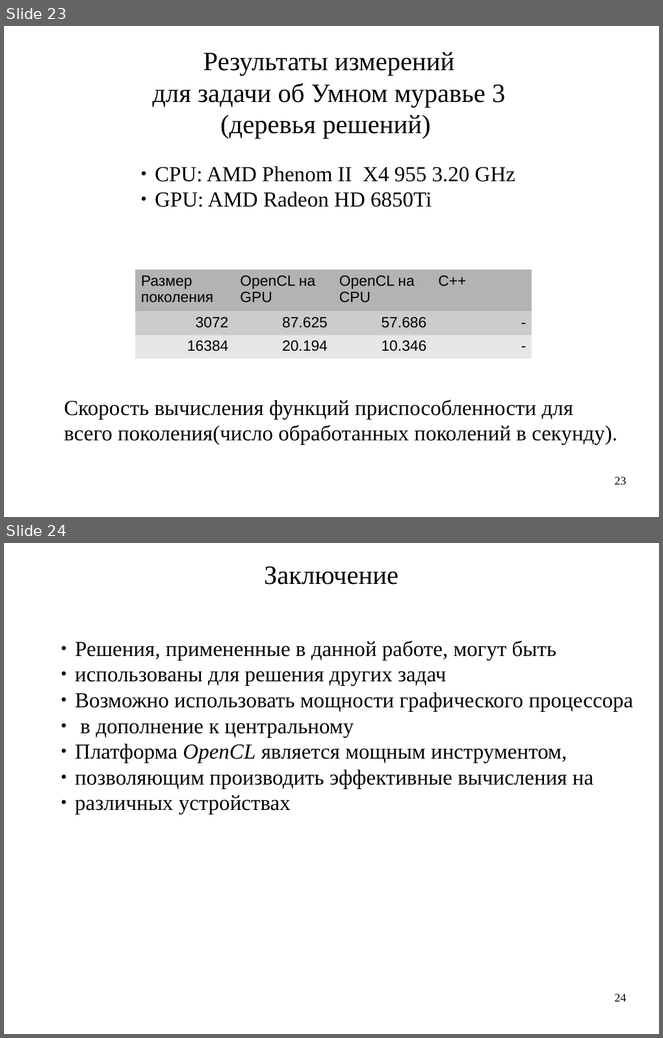
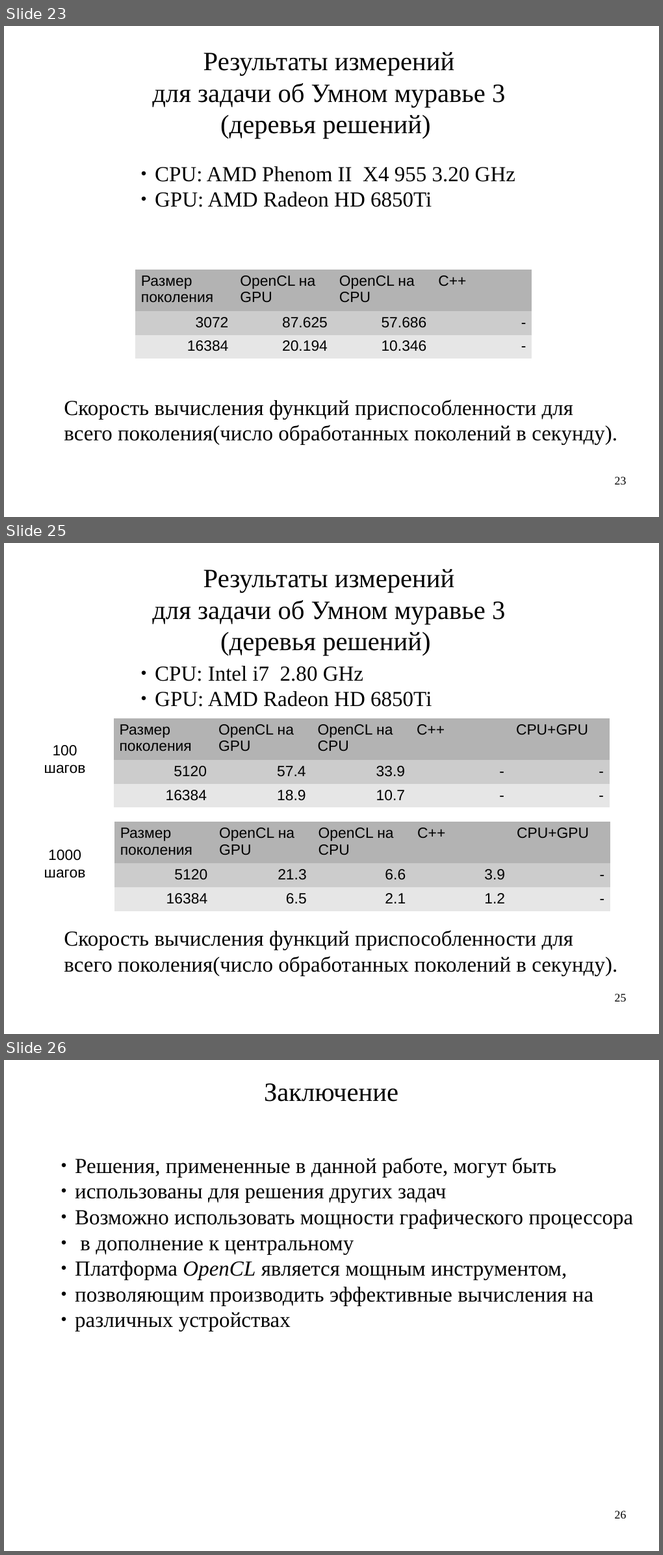
Before and after one commit to artem-bochkarev/master-work, a slide deck: Papers/PresentationKMU.odp. Shown one above the other, each under a label of ours: slides 23 and 24 before the commit, slides 23, 25 and 26 after it; the slides between them are not shown. The pictures are 663x1038 and 663x1555 pixels, drawn with LibreOffice and Linux fonts; fonts in the diff are those of the drawing. Boxes give left, top, right and bottom in pixels: in the first picture for what was removed or moved away, otherwise in the second. Text is boxed around its words. In the diff, an @@ line names an element or a change of style, - is before the commit and + after.

```diff
--- a/Papers/PresentationKMU.odp
+++ b/Papers/PresentationKMU.odp
@@ slide 25 added at <box>4,543,659,1034</box>, background #FFFFFF @@
@@ text added at <box>152,569,505,656</box>, 32 pt, text #000000 @@
+Результаты измерений
+для задачи об Умном муравье 3
+(деревья решений)
@@ text added at <box>155,666,432,707</box>, 26 pt, text #000000 @@
+● CPU: Intel i7 2.80 GHz
+● GPU: AMD Radeon HD 6850Ti
@@ table added at <box>113,719,610,804</box>, 3 rows, 5 columns @@
+Размер поколения | OpenCL на GPU | OpenCL на СPU | C++ | CPU+GPU
+5120 | 57.4 | 33.9 | - | -
+16384 | 18.9 | 10.7 | - | -
@@ text added at <box>44,745,86,774</box>, 18 pt, text #000000 @@
+100 шагов
@@ table added at <box>114,823,611,908</box>, 3 rows, 5 columns @@
+Размер поколения | OpenCL на GPU | OpenCL на СPU | C++ | CPU+GPU
+5120 | 21.3 | 6.6 | 3.9 | -
+16384 | 6.5 | 2.1 | 1.2 | -
@@ text added at <box>44,850,86,878</box>, 18 pt, text #000000 @@
+1000 шагов
@@ text added at <box>64,930,618,977</box>, 26 pt, text #000000 @@
+Скорость вычисления функций приспособленности для
+всего поколения(число обработанных поколений в секунду).
@@ page number added at <box>615,994,627,1002</box>, 14 pt, text #000000 @@
+25
@@ what was slide 24 is now slide 26 @@
@@ page number at <box>615,1511,627,1519</box>: text changed @@
-24
+26
```
Also in this commit, not shown: 1 other slide added, 2 other files.
